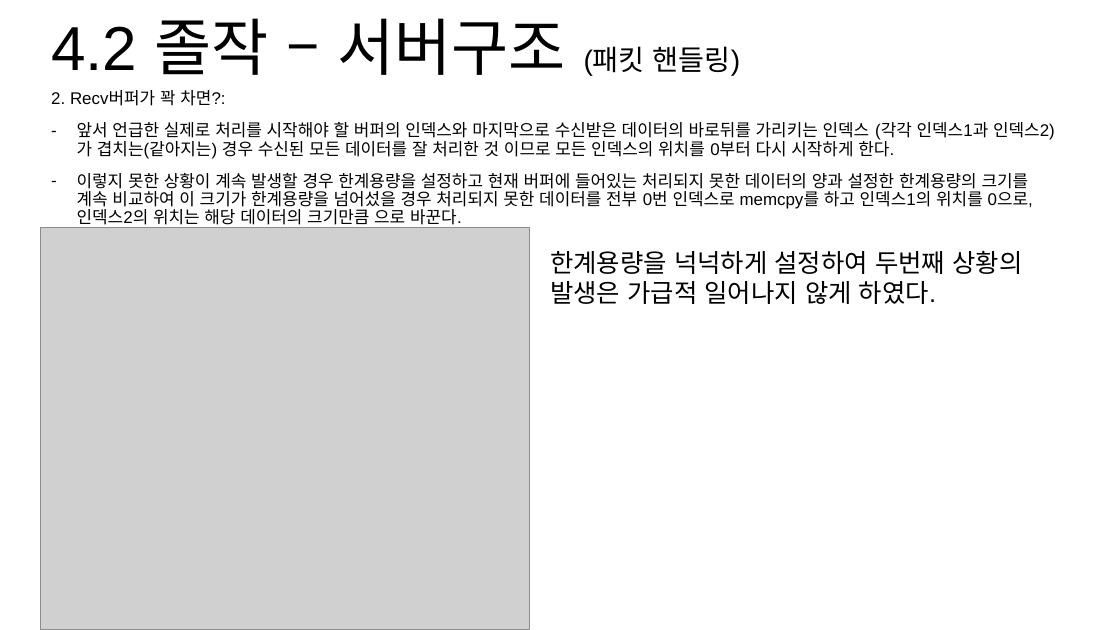
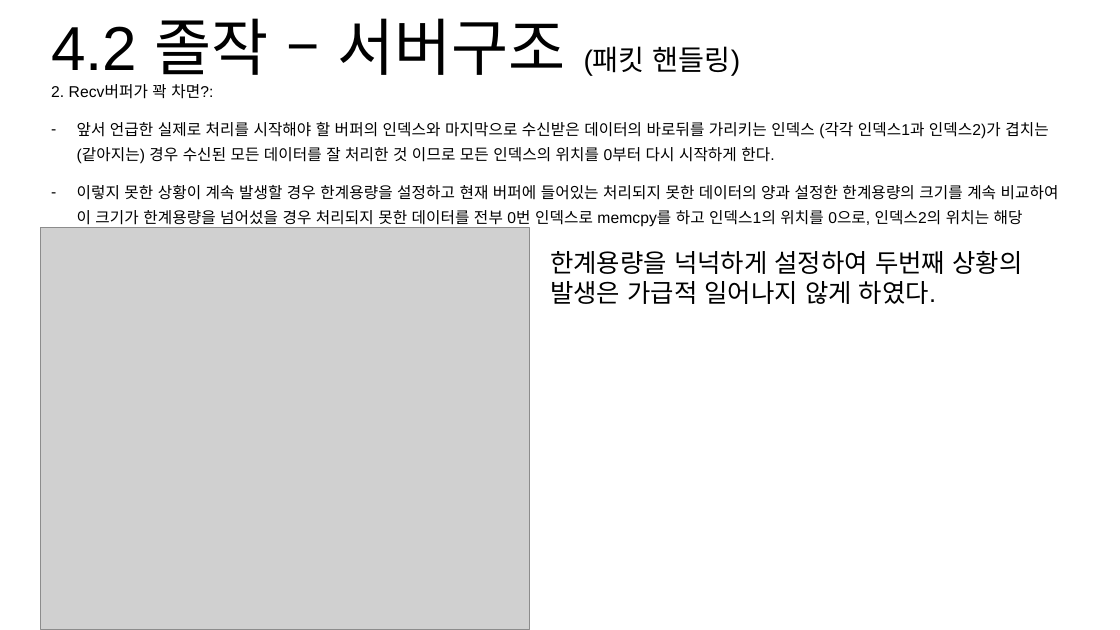
Before and after one commit to hypernagox/FYP_Evergreen, a slide deck: slide 30 of 포트폴리오/서버_최재혁/포트폴리오.pptx. Drawn at 1120x630 pixels with LibreOffice and Linux fonts; fonts in the diff are those of the drawing; grey boxes stand for pictures. Boxes give left, top, right and bottom in pixels: in the first picture for what was removed or moved away, otherwise in the second. Text is boxed around its words. In the diff, an @@ line names an element or a change of style, - is before the commit and + after.

```diff
--- a/포트폴리오/서버_최재혁/포트폴리오.pptx
+++ b/포트폴리오/서버_최재혁/포트폴리오.pptx
@@ text "2. Recv버퍼가 꽉 차면?:" at box(51, 84, 1059, 228): size 12 to 11.1 pt; line spacing 0.9 to 1.3 @@
```
Also in this commit, not shown: 5 other slides changed, 3 slides added.
